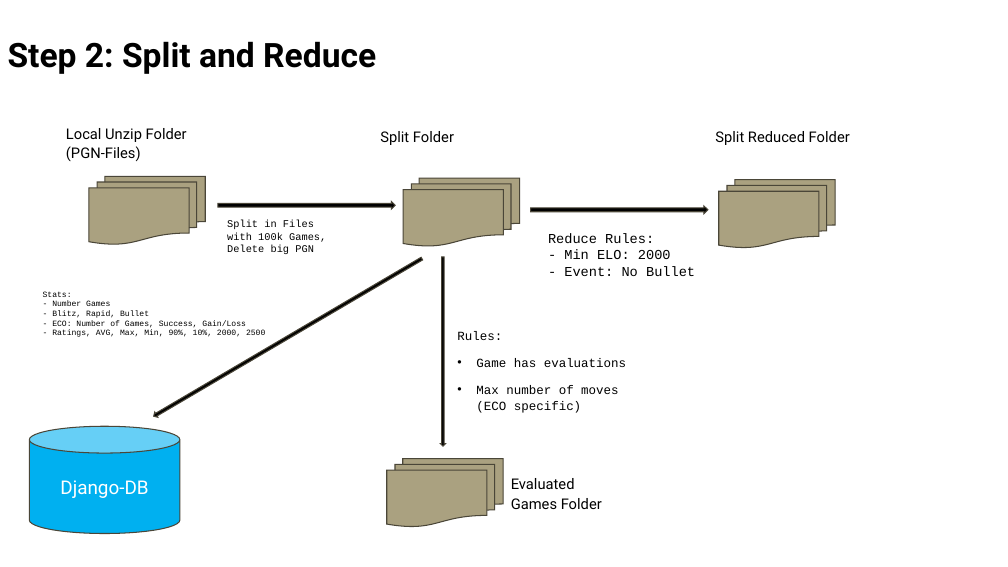
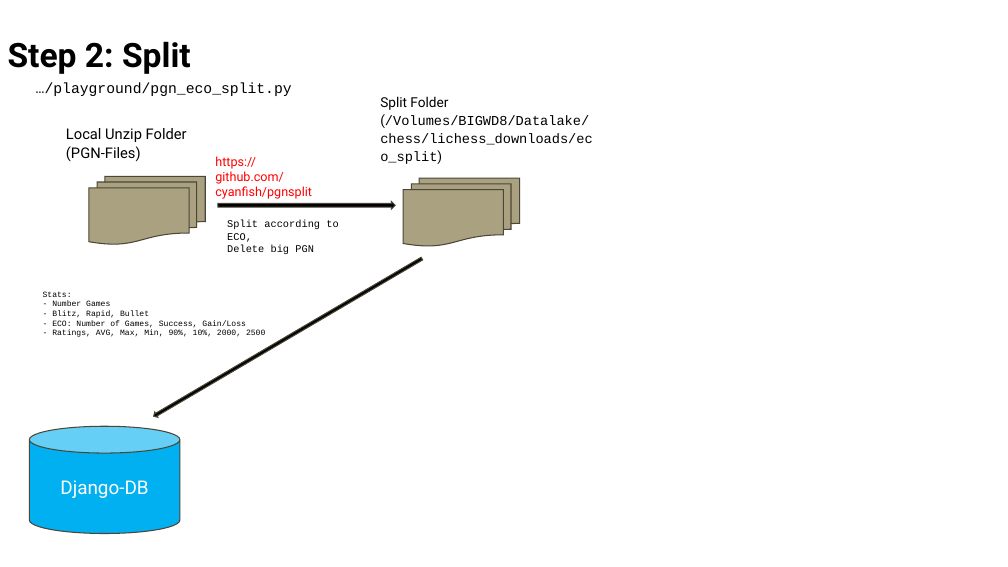
Before and after one commit to aichess-project/dj_big_data_chess, a slide deck: slide 3 of big_data_chess/documentation/li_workflow.pptx. Drawn at 1008x567 pixels with LibreOffice and Linux fonts; fonts in the diff are those of the drawing. Boxes give left, top, right and bottom in pixels: in the first picture for what was removed or moved away, otherwise in the second. Text is boxed around its words. In the diff, an @@ line names an element or a change of style, - is before the commit and + after.

```diff
--- a/big_data_chess/documentation/li_workflow.pptx
+++ b/big_data_chess/documentation/li_workflow.pptx
@@ title at (8,41,191,74): text changed @@
-Step 2: Split and Reduce
+Step 2: Split
@@ text added at (36,82,292,96), 14 pt, text #000000 @@
+…/playground/pgn_eco_split.py
@@ text at (380,96,592,164): text changed; size 14 to 12.9 pt; font Roboto to Courier New @@
-Split Folder
+Split Folder (/Volumes/BIGWD8/Datalake/chess/lichess_downloads/eco_split)
@@ text removed at (715,131,850,145) @@
-Split Reduced Folder
@@ text added at (215,156,312,199), 12 pt, text #FF0000 @@
+https://github.com/cyanfish/pgnsplit
@@ right arrow removed at (531,206,708,213) @@
@@ flow chart multidocument removed at (719,180,836,248) @@
@@ text at (227,220,338,254): text changed @@
-Split in Files
-with 100k Games,
-Delete big PGN
+Split according to ECO,
+Delete big PGN
@@ text removed at (548,233,695,276) @@
-Reduce Rules:
-- Min ELO: 2000
-- Event: No Bullet
@@ right arrow removed at (440,257,446,447) @@
@@ text removed at (457,331,626,413) @@
-Rules:
-• Game has evaluations
-• Max number of moves (ECO specific)
@@ flow chart multidocument removed at (387,459,504,527) @@
@@ text removed at (511,478,602,509) @@
-Evaluated
-Games Folder
```
Also in this commit, not shown: 2 slides added, 9 other files.
